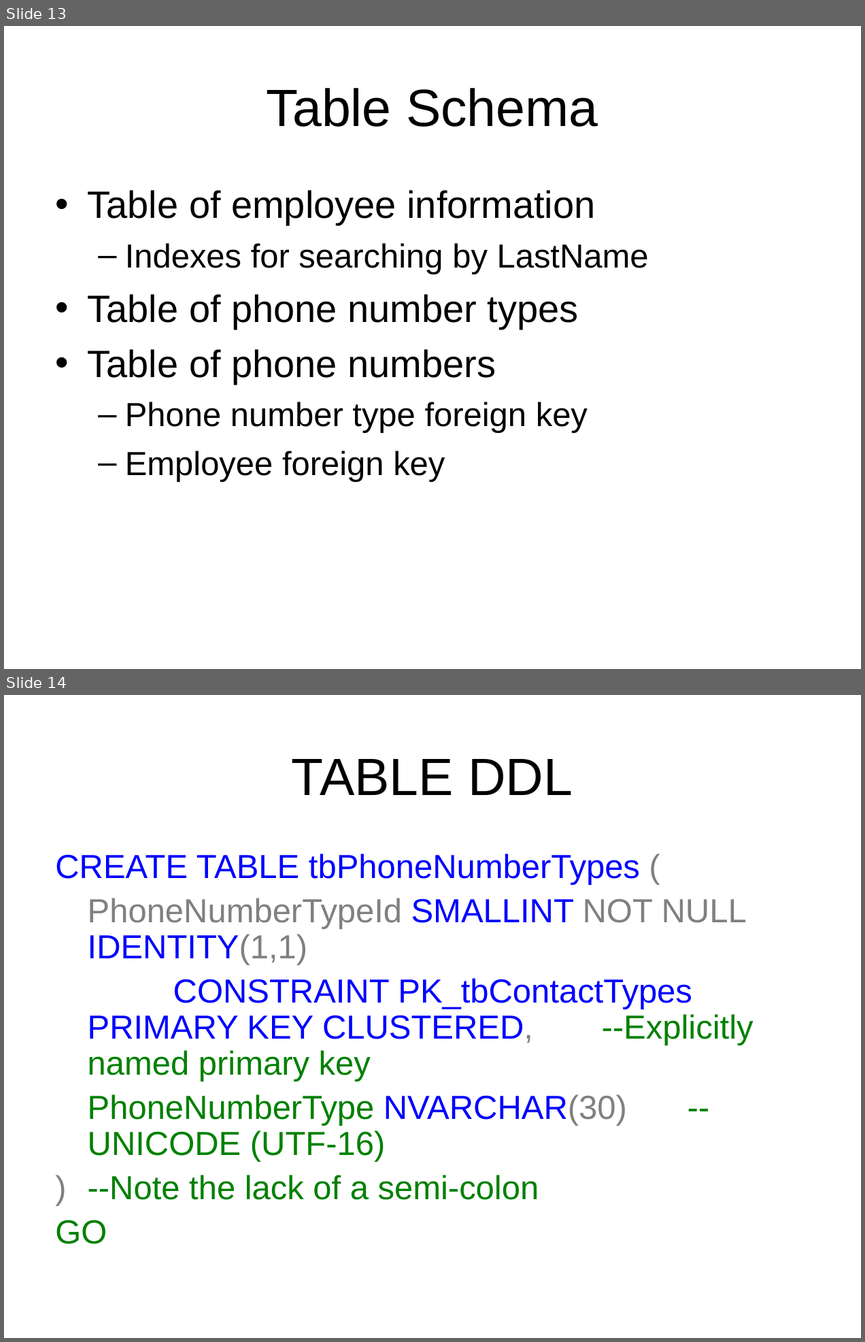
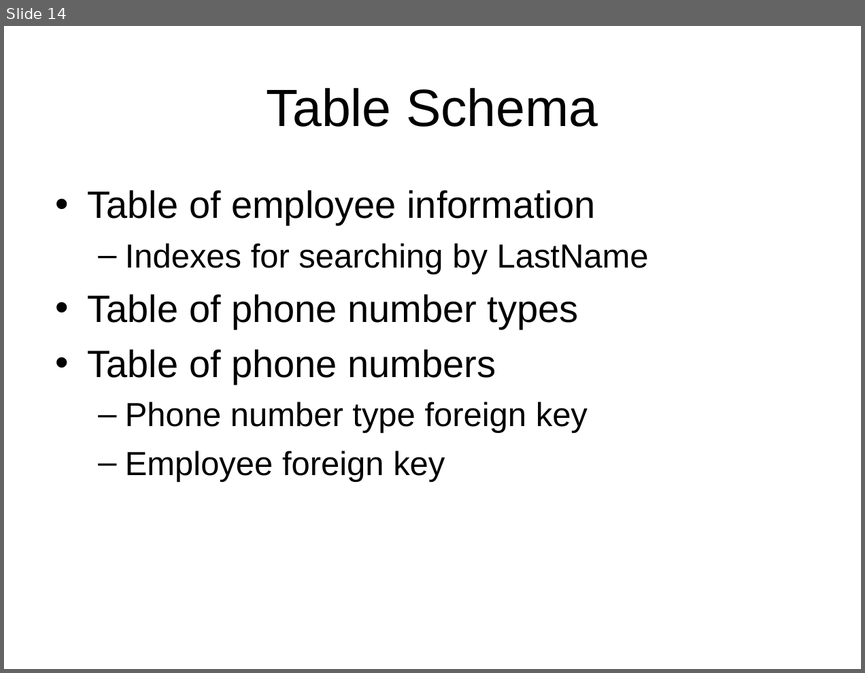
Before and after one commit to LIPHP/Employee-Contact-List, a slide deck: Docs/Using Microsoft SQL Server with PHP.ppt. Shown one above the other, each under a label of ours: slides 13 and 14 before the commit, slide 14 after it. The pictures are 865x1342 and 865x673 pixels, drawn with LibreOffice and Linux fonts; fonts in the diff are those of the drawing. Boxes give left, top, right and bottom in pixels: in the first picture for what was removed or moved away, otherwise in the second. Text is boxed around its words. In the diff, an @@ line names an element or a change of style, - is before the commit and + after.

```diff
--- a/Docs/Using Microsoft SQL Server with PHP.ppt
+++ b/Docs/Using Microsoft SQL Server with PHP.ppt
@@ slide 14 removed at [4, 695, 861, 1338], background #FFFFFF @@
@@ title removed at [292, 759, 572, 795] @@
-TABLE DDL
@@ text removed at [55, 853, 753, 1244] @@
-CREATE TABLE tbPhoneNumberTypes (
-PhoneNumberTypeId SMALLINT NOT NULL IDENTITY(1,1)
-CONSTRAINT PK_tbContactTypes PRIMARY KEY CLUSTERED, --Explicitly named primary key
-PhoneNumberType NVARCHAR(30) --UNICODE (UTF-16)
-) --Note the lack of a semi-colon
-GO
@@ what was slide 13 is now slide 14 @@
```
Also in this commit, not shown: 3 slides changed, 2 slides added, 6 other slides removed.
